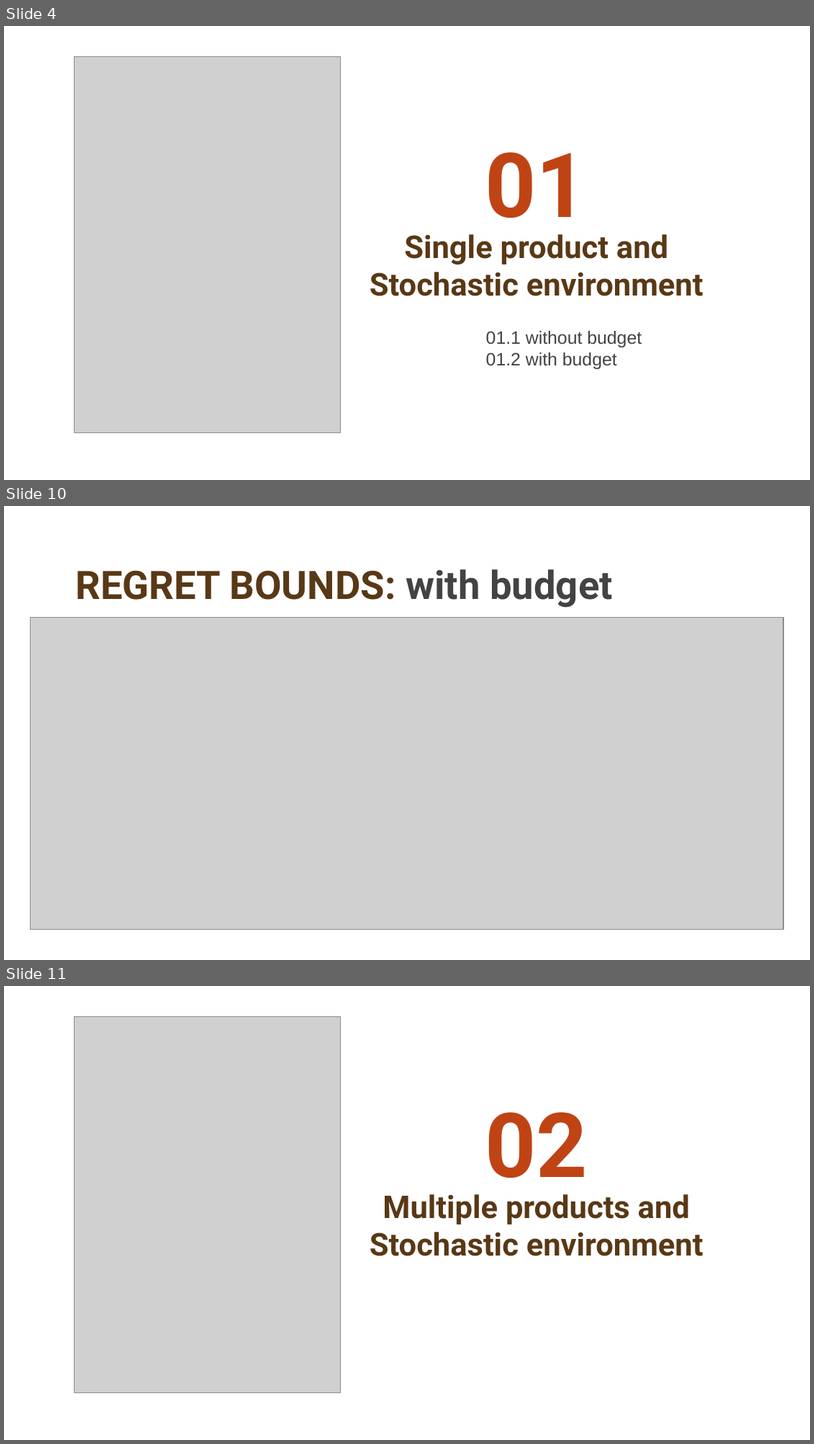
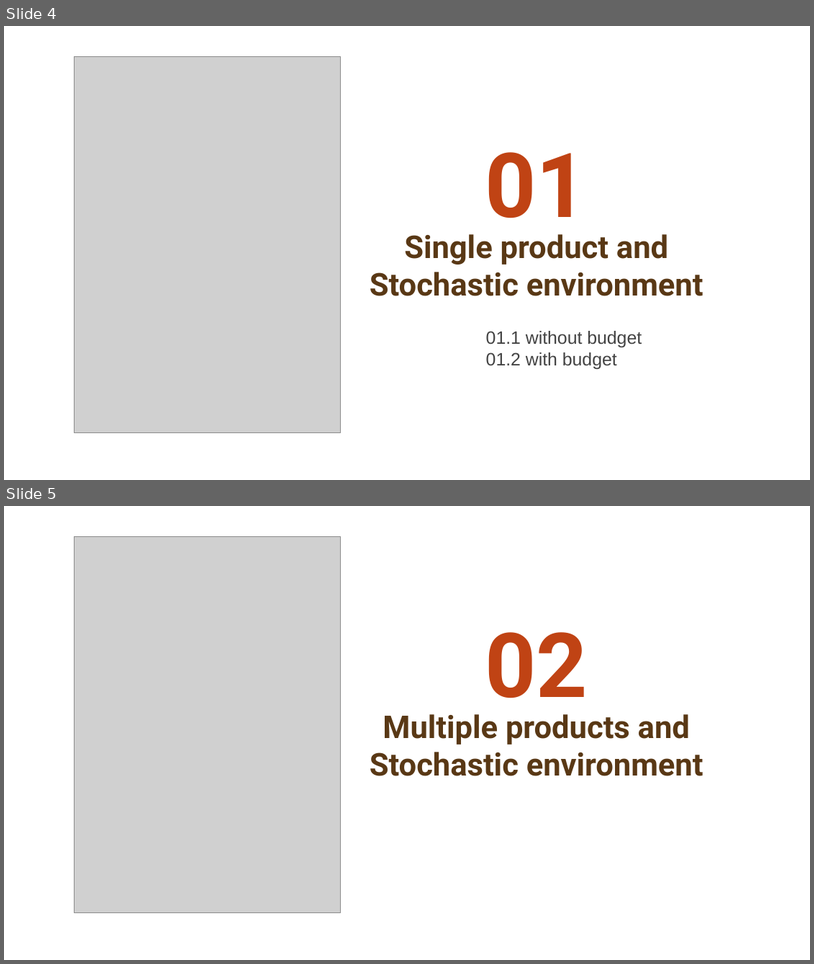
Before and after one commit to matteopasqual02/OLA-2025-project, a slide deck: presentation.pptx. Shown one above the other, each under a label of ours: slides 4, 10 and 11 before the commit, slides 4 and 5 after it; the slides between them are not shown. The pictures are 814x1444 and 814x964 pixels, drawn with LibreOffice and Linux fonts; fonts in the diff are those of the drawing; grey boxes stand for pictures; background and template pictures are left out. Boxes give left, top, right and bottom in pixels: in the first picture for what was removed or moved away, otherwise in the second. Text is boxed around its words. In the diff, an @@ line names an element or a change of style, - is before the commit and + after.

```diff
--- a/presentation.pptx
+++ b/presentation.pptx
@@ slide 10 removed at box(4, 506, 810, 960), background picture (left out) @@
@@ title removed at box(75, 569, 613, 608) @@
-REGRET BOUNDS: with budget
@@ picture removed at box(31, 618, 784, 929) @@
@@ what was slide 11 is now slide 5 @@
```
Also in this commit, not shown: 7 other slides removed, 2 other files.
